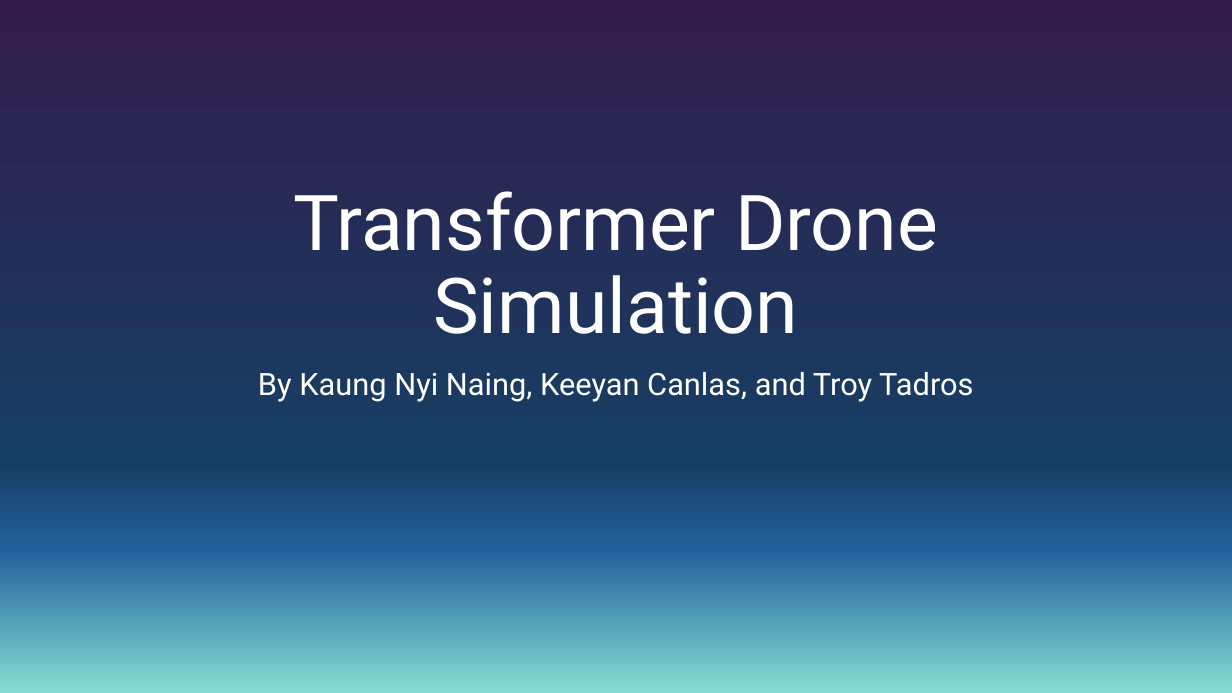
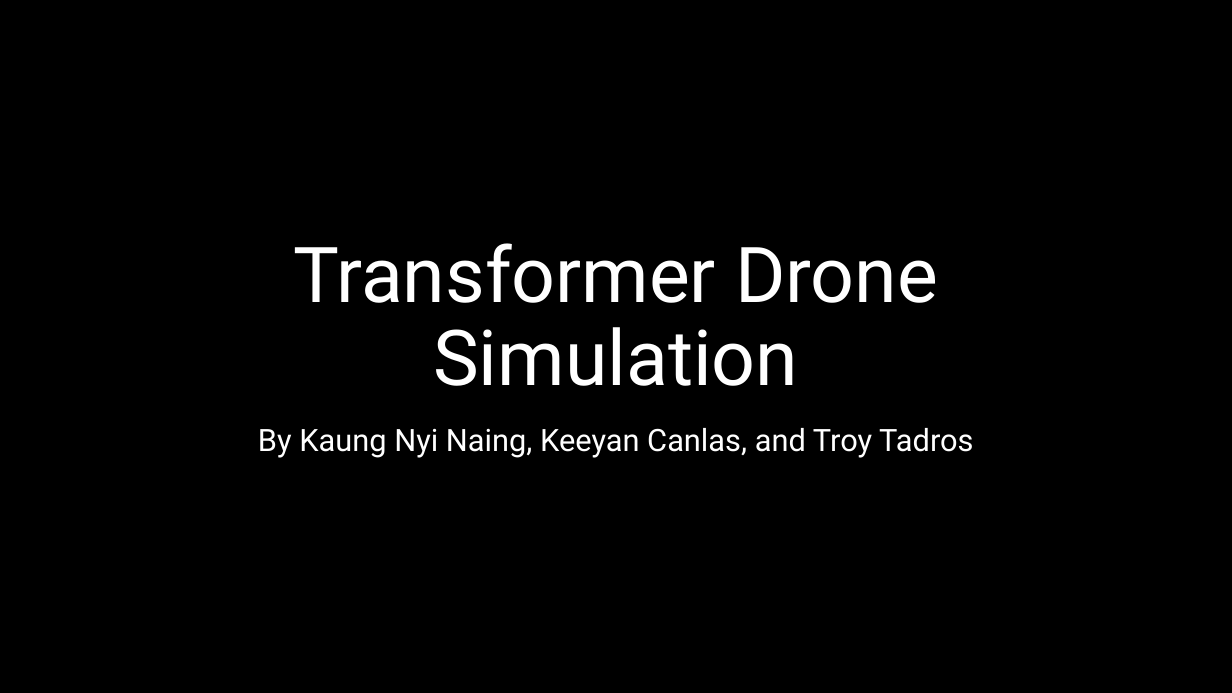
Before and after one commit to KNN1244/Transformer_Drone_RSCL, a slide deck: slide 1 of Documentation/Firday_3_6_2026_Presentation.pptx. Drawn at 1232x693 pixels with LibreOffice and Linux fonts; fonts in the diff are those of the drawing; background and template pictures are left out. Boxes give left, top, right and bottom in pixels: in the first picture for what was removed or moved away, otherwise in the second. Text is boxed around its words. In the diff, an @@ line names an element or a change of style, - is before the commit and + after.

```diff
--- a/Documentation/Firday_3_6_2026_Presentation.pptx
+++ b/Documentation/Firday_3_6_2026_Presentation.pptx
@@ background gradient #321C4A to #163E64 to #215F9A to #87DDD5 to picture (left out) @@
@@ rectangle added at (0,0,1232,693), fill #000000 @@
@@ title "Transformer Drone Simulation": place and size @@
-title "Transformer Drone Simulation" at (293,191,938,334)
+title "Transformer Drone Simulation" at (293,243,938,386)
@@ subtitle "By Kaung Nyi Naing, Keeyan ...": place and size @@
-subtitle "By Kaung Nyi Naing, Keeyan ..." at (258,372,973,402)
+subtitle "By Kaung Nyi Naing, Keeyan ..." at (258,428,973,458)
```
Also in this commit, not shown: 9 slides added, 1 slide removed.
